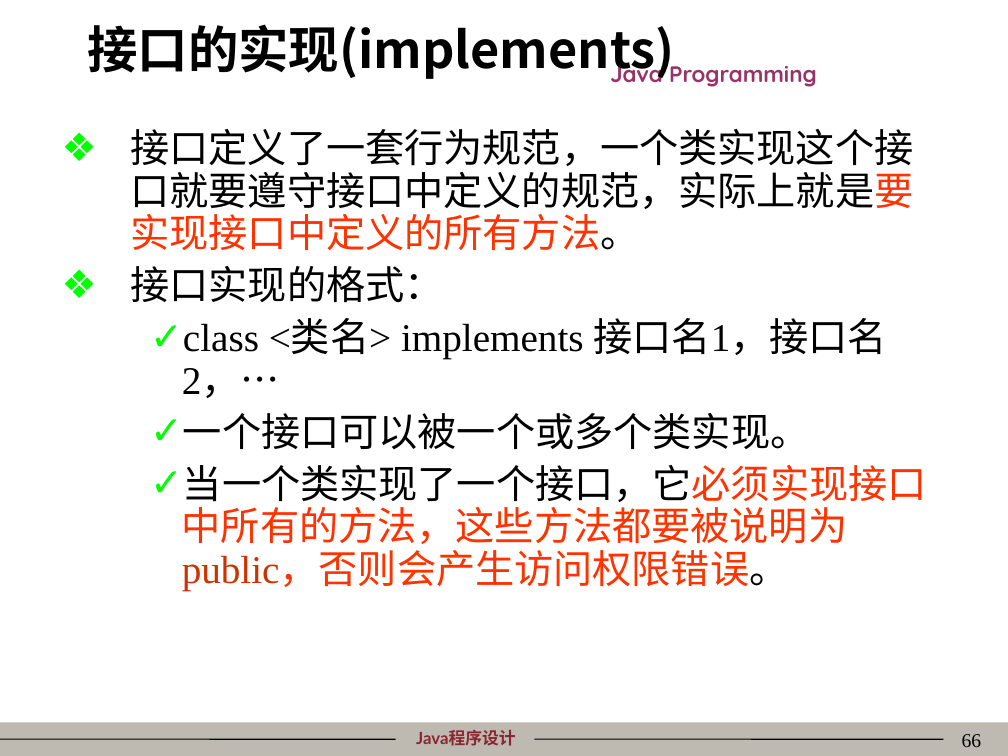
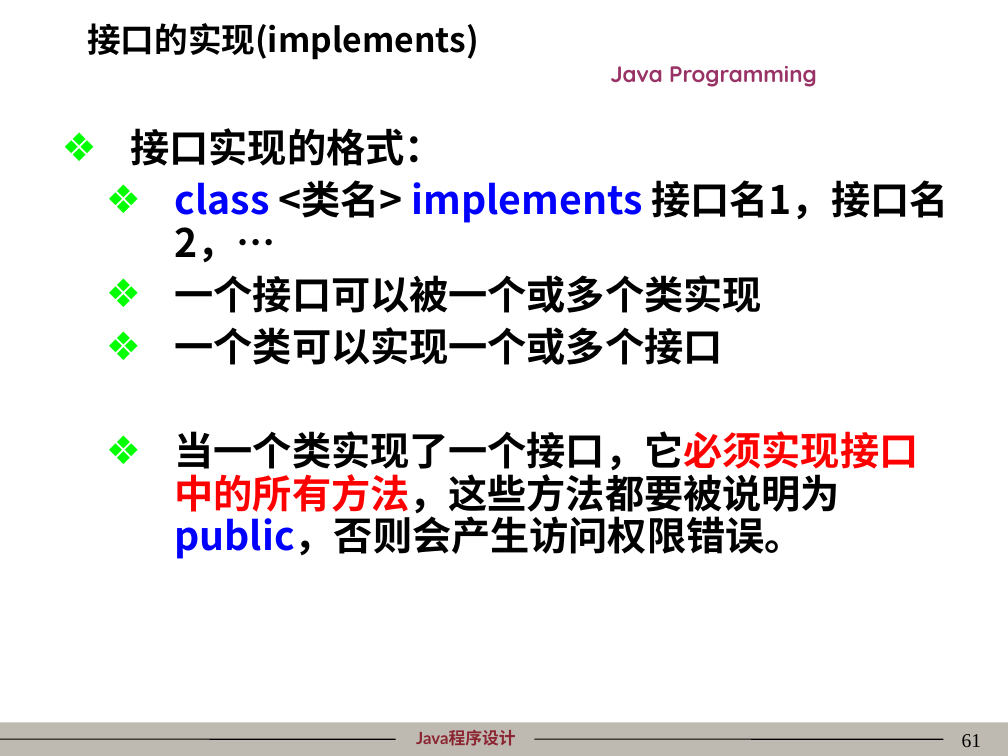
Before and after one commit to mordeky/Java, a slide deck: slide 61 of PPT/04类的封装性、继承性、多态性与接口.ppt (slide 66 before the commit). Drawn at 1008x756 pixels with LibreOffice and Linux fonts; fonts in the diff are those of the drawing; background and template pictures are left out. Boxes give left, top, right and bottom in pixels: in the first picture for what was removed or moved away, otherwise in the second. Text is boxed around its words. In the diff, an @@ line names an element or a change of style, - is before the commit and + after.

Commit message:
修正chp04的PPT, 增加了抽象类、接口、内部类的Java代码.

```diff
--- a/PPT/04类的封装性、继承性、多态性与接口.ppt
+++ b/PPT/04类的封装性、继承性、多态性与接口.ppt
@@ title "接口的实现(implements)" at [87,23,479,60]: size 36 to 24 pt @@
@@ text at [130,129,913,250]: paragraph removed @@
-❖ 接口定义了一套行为规范，一个类实现这个接口就要遵守接口中定义的规范，实际上就是要实现接口中定义的所有方法。
@@ text at [130,128,948,262]: font Times New Roman to Noto Sans CJK SC, bold on in "接口实现的格式：", "class <类名> implements 接口名1，接口名2，…"; text colour #000000 to #0000FF in "class implements"; bullet ✓ to ❖ @@
@@ text at [175,275,919,559]: text changed; font Times New Roman to Noto Sans CJK SC; text colour #FF3300 to #000000; bold on @@
-  ✓ 一个接口可以被一个或多个类实现。
-  ✓ 当一个类实现了一个接口，它必须实现接口中所有的方法，这些方法都要被说明为public，否则会产生访问权限错误。
+  ❖ 一个接口可以被一个或多个类实现
+  ❖ 一个类可以实现一个或多个接口
+  ❖ 当一个类实现了一个接口，它必须实现接口中的所有方法，这些方法都要被说明为public，否则会产生访问权限错误。
@@ page number at [962,734,982,747]: text changed @@
-66
+61
```
Also in this commit, not shown: 11 other slides changed, 3 slides added, 17 slides removed, 15 other files.
